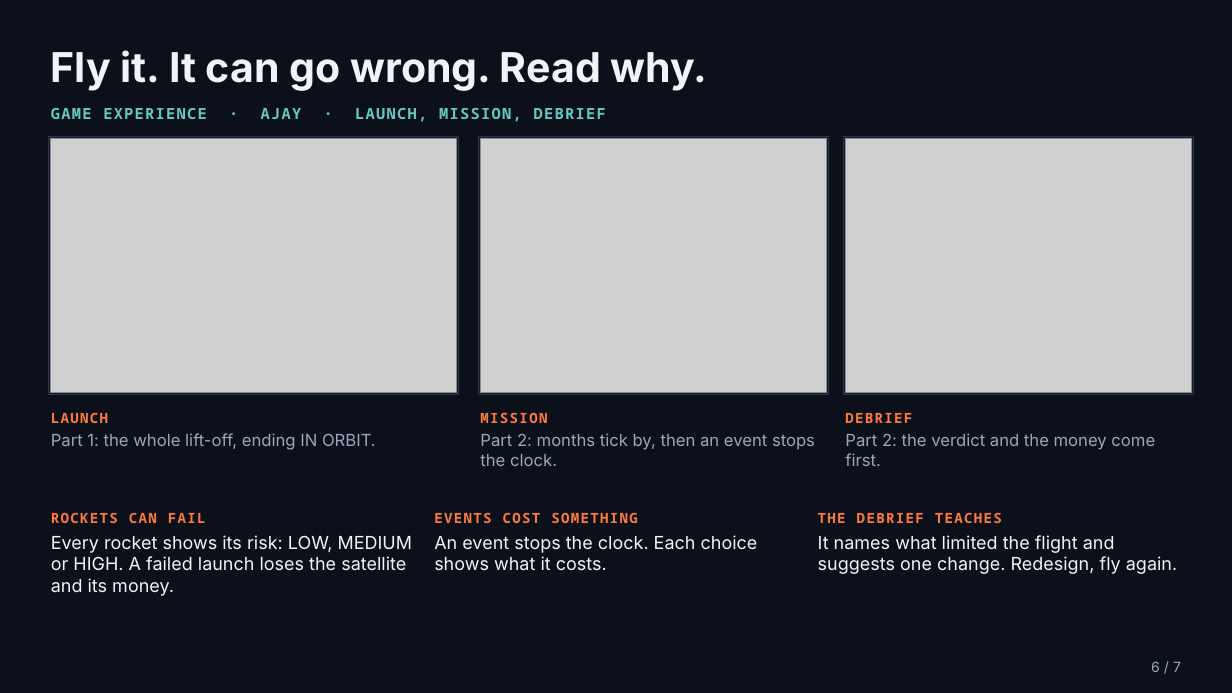
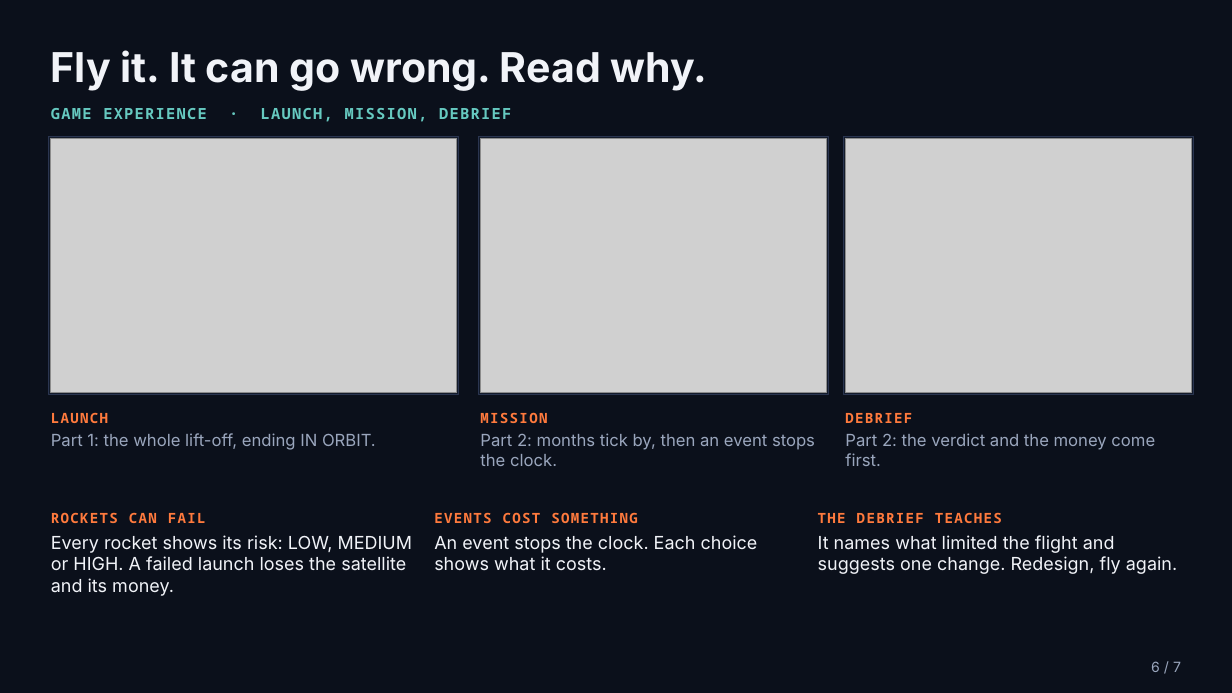
Before and after one commit to angads22/Hackstreet_Bros_Satellite, a slide deck: slide 6 of deck/v2.1/GRAVITRON-2.1-full.pptx. Drawn at 1232x693 pixels with LibreOffice and Linux fonts; fonts in the diff are those of the drawing; grey boxes stand for pictures. Boxes give left, top, right and bottom in pixels: in the first picture for what was removed or moved away, otherwise in the second. Text is boxed around its words. In the diff, an @@ line names an element or a change of style, - is before the commit and + after.

```diff
--- a/deck/v2.1/GRAVITRON-2.1-full.pptx
+++ b/deck/v2.1/GRAVITRON-2.1-full.pptx
@@ text at (51, 108, 511, 122): text changed @@
-GAME EXPERIENCE · AJAY · LAUNCH, MISSION, DEBRIEF
+GAME EXPERIENCE · LAUNCH, MISSION, DEBRIEF
```
Also in this commit, not shown: 5 other slides changed, 7 other files.
